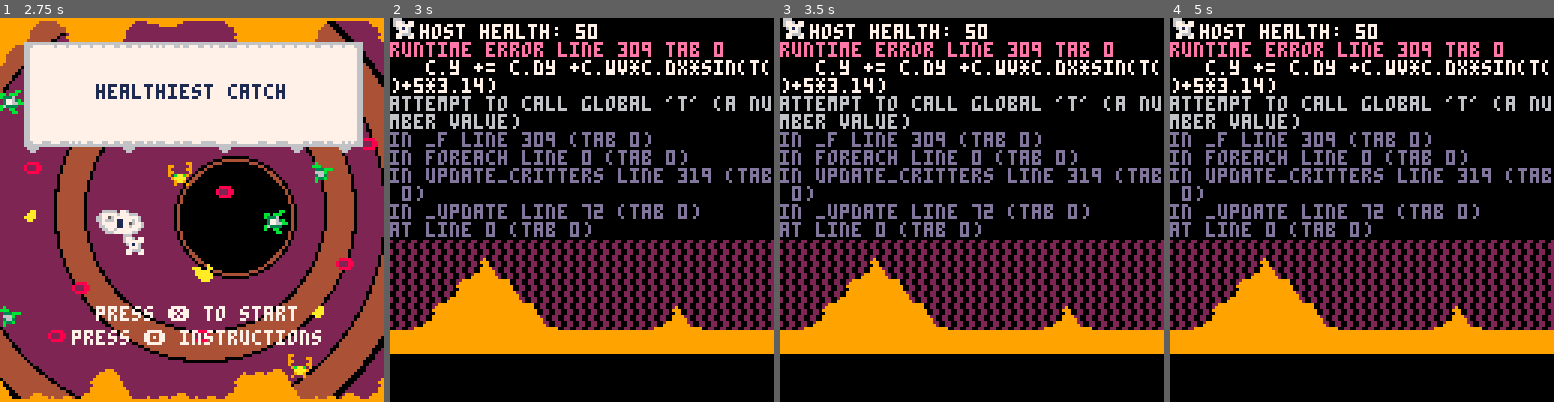
Above: before the commit, frames 1-4 (left to right).
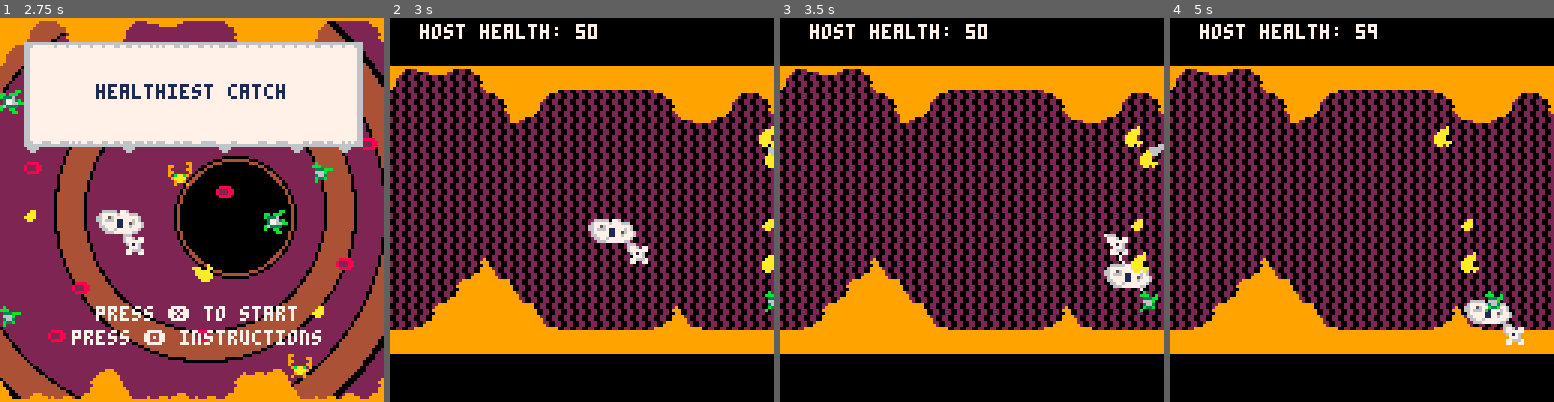
Above: after the commit, the same moments.

Repository: tyedye105/SlowJamJune2018
Game: PICO-8 cartridge amoebaFish.p8
The game is run twice, just before and just after one commit, with the same random seed, the same clock (stepped at 60 frames per second) and the same inputs.
Inputs:
- Up to frame 1 (2.75 s): tap O (Z key) at 0.33, 0.7, 1.43, 2.22 s; tap X (X key) at 1.07, 2.07, 2.4, 2.73 s; hold Left 1.97-2.37 s; hold Down from 2.42 s (still down)
- Up to frame 2 (3 s): release Down at 2.82 s; hold Right from 2.87 s (still down)
- Up to frame 3 (3.5 s): keep holding Right; tap X (X key) at 3.07, 3.4 s; tap O (Z key) at 3.1 s
- Up to frame 4 (5 s): release Right at 3.53 s; hold Up 3.58-4.08 s; tap X (X key) every 0.33 s from 3.73 to 4.73 s; tap O (Z key) at 3.98, 4.87 s; hold Right 4.13-4.53 s; hold Down from 4.58 s (still down)

Frame 1 is identical in both runs. In frame 2, 34% of the frame differs, in the area x 0-100%, y 0-77%; in frame 3, 35%; in frame 4, 34%.
Error before the commit: runtime error line 309 tab 0; c.y += c.dy +c.wv*c.dx*sin(t()+5*3.14); attempt to call global 't' (a number value)

Commit message:
change the variable for the rules table from t to p.

Diff:
--- a/amoebaFish.p8
+++ b/amoebaFish.p8
@@ -55,7 +55,7 @@
 
 function rules_draw()
  cls(0)
- print(rules[t],64,64,8)
+ print(rules[p],64,64,8)
 end
 
 function rules_update()
@@ -506,7 +506,7 @@
 -->8
 --rules
 function make_rules()
-t=1
+p=1
 rules={
 "test",
 "one",
@@ -516,14 +516,14 @@
 end
 
 function pageleft()
-	if(t!=1) then
-	t-=1
+	if(p!=1) then
+	p-=1
 	end
 end
 
 function pageright()
-	if(t!=4) then
-	t+=1
+	if(p!=4) then
+	p+=1
 	end
 end
 __gfx__
